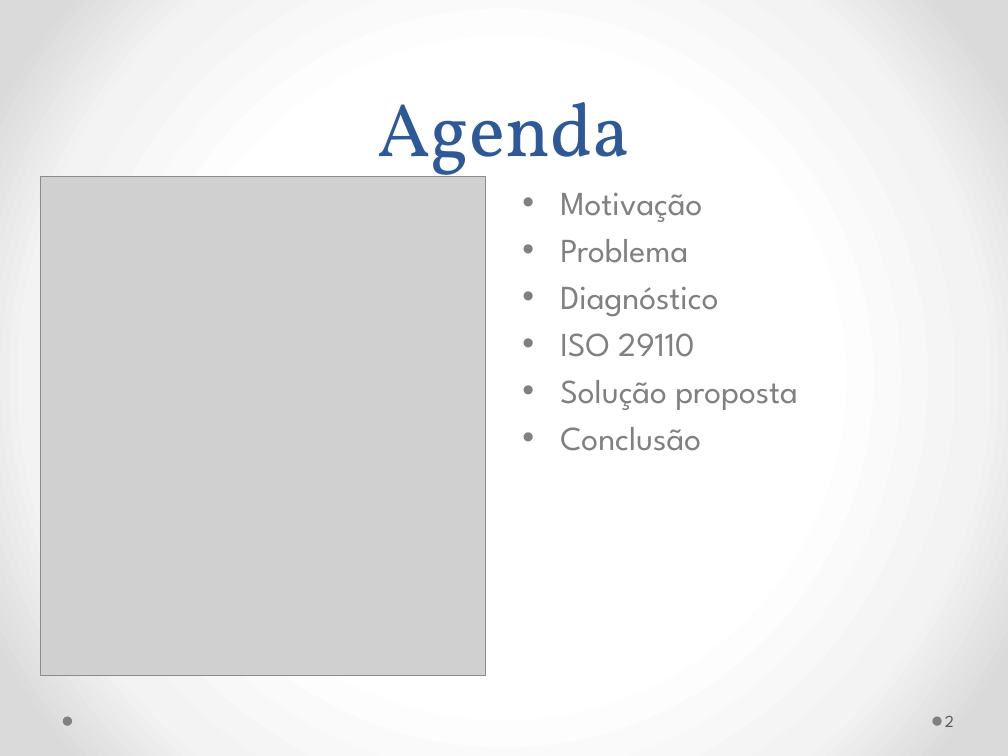
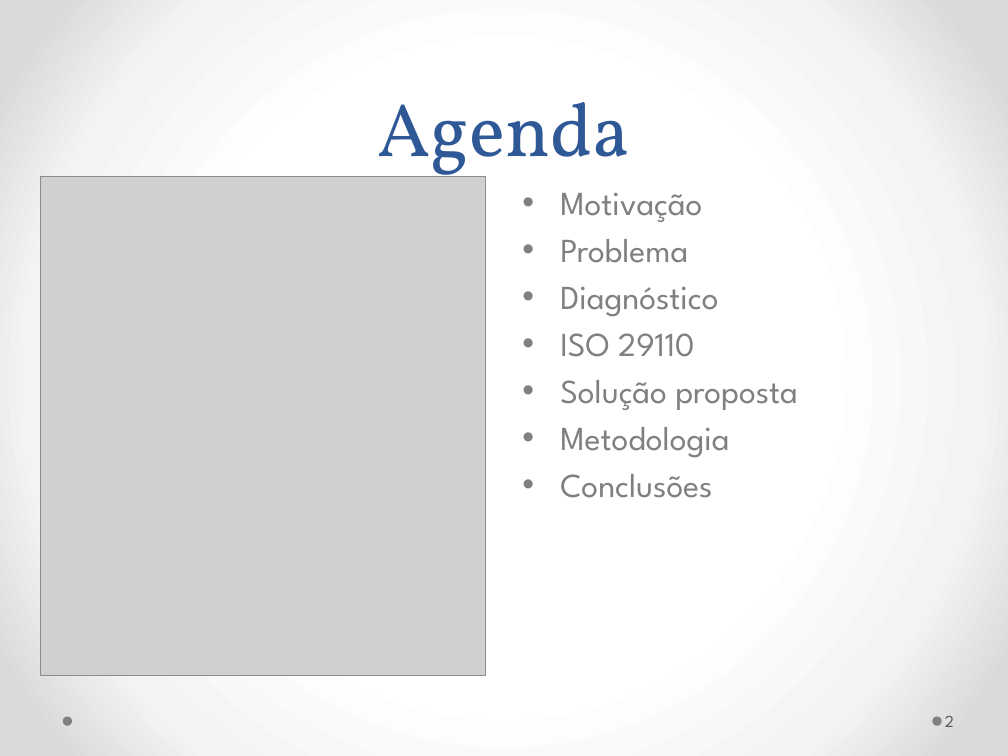
Before and after one commit to gmafonso/mestrado, a slide deck: slide 2 of Seminário/Seminário Dissertação Gladistone 2.pptx. Drawn at 1008x756 pixels with LibreOffice and Linux fonts; fonts in the diff are those of the drawing; grey boxes stand for pictures. Boxes give left, top, right and bottom in pixels: in the first picture for what was removed or moved away, otherwise in the second. Text is boxed around its words. In the diff, an @@ line names an element or a change of style, - is before the commit and + after.

```diff
--- a/Seminário/Seminário Dissertação Gladistone 2.pptx
+++ b/Seminário/Seminário Dissertação Gladistone 2.pptx
@@ text at (x1=560, y1=427, x2=729, y2=498): text changed @@
-• Conclusão
+• Metodologia
+• Conclusões
```
Also in this commit, not shown: 7 other slides changed, 14 slides added, 1 slide removed, 7 other files.
